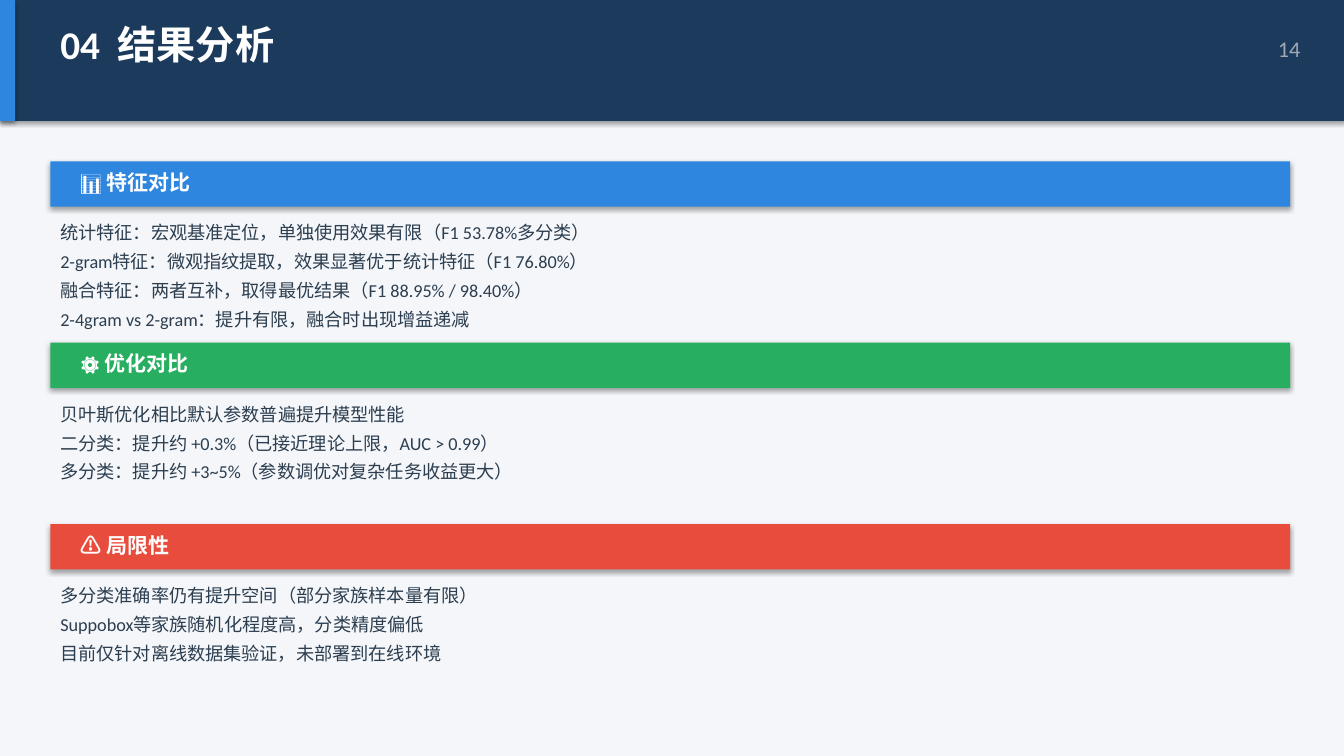
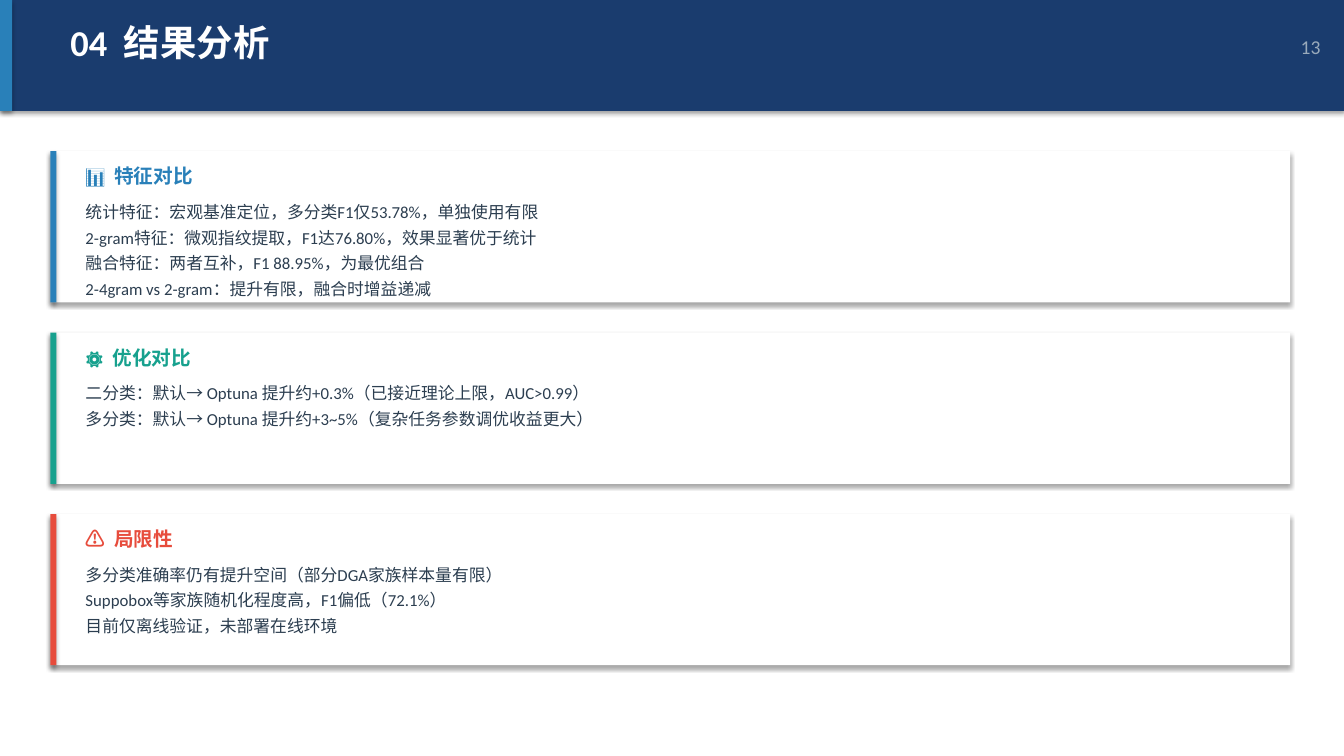
Before and after one commit to sweeete/Cloud-Security-Study, a slide deck: slide 13 of Graduation-Project/毕业答辩PPT.pptx. Drawn at 1344x756 pixels with LibreOffice and Linux fonts; fonts in the diff are those of the drawing. Boxes give left, top, right and bottom in pixels: in the first picture for what was removed or moved away, otherwise in the second. Text is boxed around its words. In the diff, an @@ line names an element or a change of style, - is before the commit and + after.

Commit message:
fix: 优化PPT排版，精确定位+统一格式
- 使用 inches 精确定位所有元素
- 深色封面 + 浅色正文配色方案
- 统一顶部标题栏 + 页码
- 卡片式 section_box 布局
- 表格交替行 + 高亮行
- section_box 函数统一管理卡片样式

```diff
--- a/Graduation-Project/毕业答辩PPT.pptx
+++ b/Graduation-Project/毕业答辩PPT.pptx
@@ background #F4F6F9 to #FFFFFF @@
@@ rectangle: place and size @@
-rectangle at (0, 0, 1344, 121)
+rectangle at (0, 0, 1344, 111)
@@ rectangle at (0, 0, 1344, 111): fill #1B3A5C to #1A3C6E @@
@@ rectangle: place and size @@
-rectangle at (0, 0, 15, 121)
+rectangle at (0, 0, 12, 111)
@@ rectangle at (0, 0, 12, 111): fill #2E86DE to #2980B9 @@
@@ text "04 结果分析": place and size @@
-text "04 结果分析" at (60, 25, 275, 63)
+text "04 结果分析" at (70, 25, 270, 60)
@@ text "04 结果分析" at (70, 25, 270, 60): size 28 to 26 pt @@
@@ text at (1301, 41, 1321, 54): text changed; size 16 to 14 pt; text colour #A0A8B4 to #99AABB @@
-14
+13
@@ rectangle: place and size @@
-rectangle at (50, 161, 1291, 207)
+rectangle at (50, 151, 1291, 302)
@@ rectangle at (50, 151, 1291, 302): fill #2E86DE to #FFFFFF @@
@@ rectangle added at (50, 151, 56, 302), fill #2980B9 @@
@@ text "📊 特征对比" at (114, 166, 193, 185): size 15 to 14 pt, text colour #FFFFFF to #2980B9 @@
@@ text at (85, 204, 538, 298): text changed; size 13 to 12 pt @@
-统计特征：宏观基准定位，单独使用效果有限（F1 53.78%多分类）
-2-gram特征：微观指纹提取，效果显著优于统计特征（F1 76.80%）
-融合特征：两者互补，取得最优结果（F1 88.95% / 98.40%）
-2-4gram vs 2-gram：提升有限，融合时出现增益递减
+统计特征：宏观基准定位，多分类F1仅53.78%，单独使用有限
+2-gram特征：微观指纹提取，F1达76.80%，效果显著优于统计
+融合特征：两者互补，F1 88.95%，为最优组合
+2-4gram vs 2-gram：提升有限，融合时增益递减
@@ rectangle: place and size @@
-rectangle at (50, 343, 1291, 388)
+rectangle at (50, 333, 1291, 484)
@@ rectangle at (50, 333, 1291, 484): fill #27AE60 to #FFFFFF @@
@@ rectangle added at (50, 333, 56, 484), fill #17A18E @@
@@ text "⚙️ 优化对比" at (113, 348, 192, 367): size 15 to 14 pt, text colour #FFFFFF to #17A18E @@
@@ text at (85, 385, 593, 428): text changed; size 13 to 12 pt @@
-贝叶斯优化相比默认参数普遍提升模型性能
-二分类：提升约 +0.3%（已接近理论上限，AUC > 0.99）
-多分类：提升约 +3~5%（参数调优对复杂任务收益更大）
+二分类：默认→ Optuna 提升约+0.3%（已接近理论上限，AUC>0.99）
+多分类：默认→ Optuna 提升约+3~5%（复杂任务参数调优收益更大）
@@ rectangle: place and size @@
-rectangle at (50, 524, 1291, 570)
+rectangle at (50, 514, 1291, 665)
@@ rectangle at (50, 514, 1291, 665): fill #E74C3C to #FFFFFF @@
@@ rectangle added at (50, 514, 56, 665), fill #E74C3C @@
@@ text "⚠️ 局限性" at (114, 529, 173, 548): size 15 to 14 pt, text colour #FFFFFF to #E74C3C @@
@@ text at (85, 567, 502, 634): text changed; size 13 to 12 pt @@
-多分类准确率仍有提升空间（部分家族样本量有限）
-Suppobox等家族随机化程度高，分类精度偏低
-目前仅针对离线数据集验证，未部署到在线环境
+多分类准确率仍有提升空间（部分DGA家族样本量有限）
+Suppobox等家族随机化程度高，F1偏低（72.1%）
+目前仅离线验证，未部署在线环境
```
Also in this commit, not shown: 14 other slides changed, 1 slide added, 1 slide removed, 1 other file.
